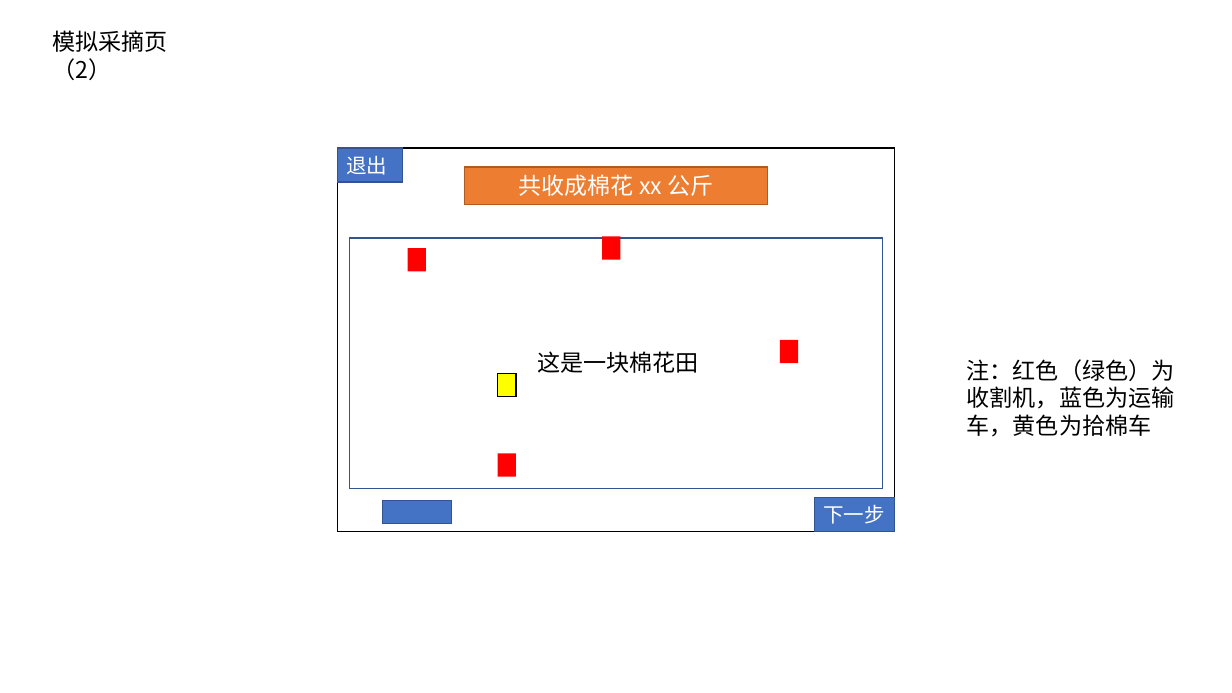
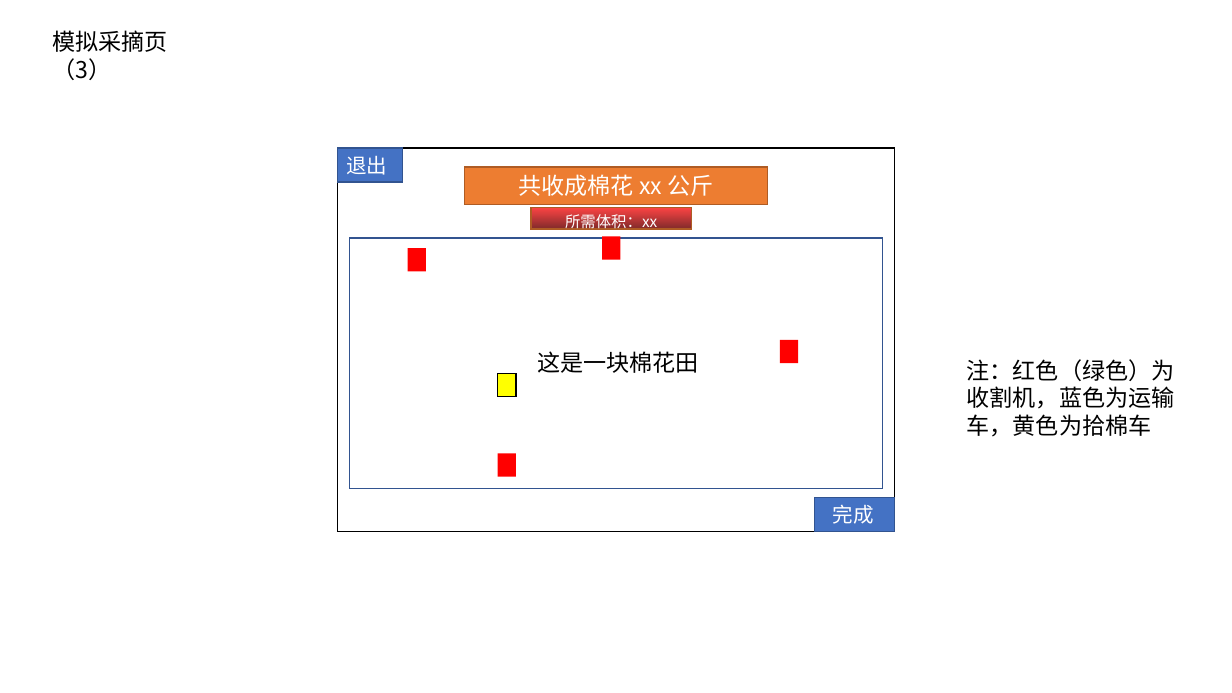
Before and after one commit to jerryfeng2003/The_C_design_on_cotton, a slide deck: slide 13 of 相关资料/界面设计(第一版）.pptx (slide 6 before the commit). Drawn at 1232x693 pixels with LibreOffice and Linux fonts; fonts in the diff are those of the drawing. Boxes give left, top, right and bottom in pixels: in the first picture for what was removed or moved away, otherwise in the second. Text is boxed around its words. In the diff, an @@ line names an element or a change of style, - is before the commit and + after.

```diff
--- a/相关资料/界面设计(第一版）.pptx
+++ b/相关资料/界面设计(第一版）.pptx
@@ text at <box>52,30,167,80</box>: text changed @@
-模拟采摘页（2）
+模拟采摘页（3）
@@ rectangle added at <box>531,207,692,229</box>, fill gradient #FE4444 to #832B2B, outline #AF5C24 1 pt, 12 pt, text #FFFFFF @@
+所需体积：xx
@@ rectangle removed at <box>383,500,452,523</box> @@
@@ text in rectangle at <box>833,505,874,524</box>: text changed @@
-下一步
+完成
```
Also in this commit, not shown: 8 other slides changed, 12 slides added, 2 slides removed, 3 other files.
